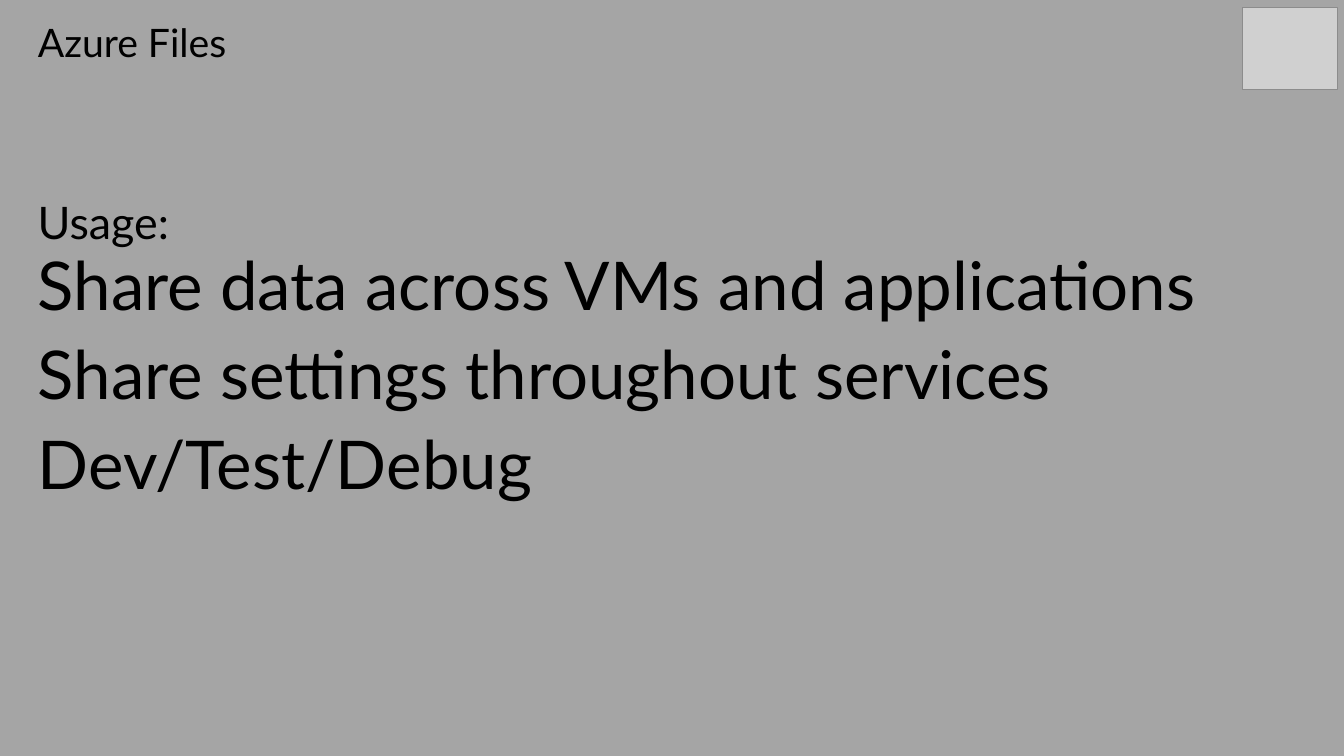
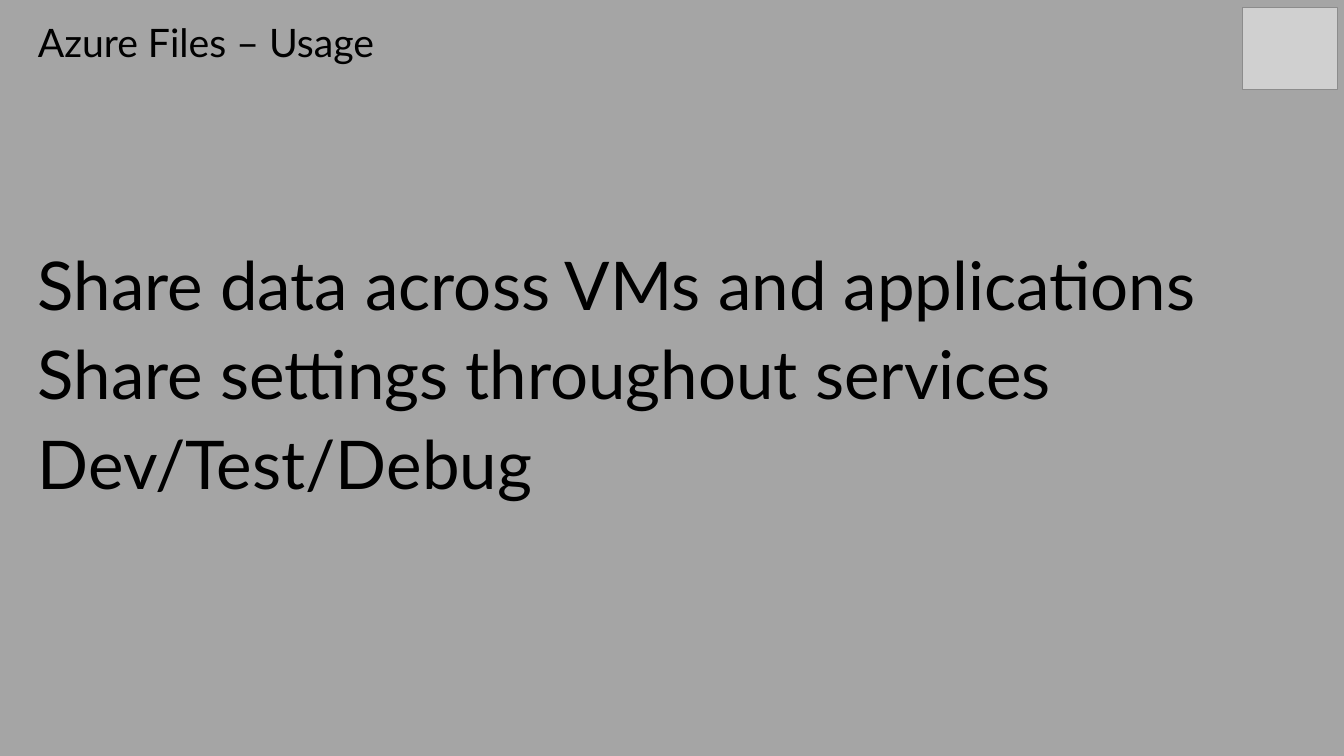
Before and after one commit to sack212/BasicAzureCamp, a slide deck: slide 42 of Data-Storage/Data-Storage.pptx (slide 41 before the commit). Drawn at 1344x756 pixels with LibreOffice and Linux fonts; fonts in the diff are those of the drawing; grey boxes stand for pictures. Boxes give left, top, right and bottom in pixels: in the first picture for what was removed or moved away, otherwise in the second. Text is boxed around its words. In the diff, an @@ line names an element or a change of style, - is before the commit and + after.

```diff
--- a/Data-Storage/Data-Storage.pptx
+++ b/Data-Storage/Data-Storage.pptx
@@ title at [38,28,374,64]: text changed @@
-Azure Files
+Azure Files – Usage
@@ text removed at [38,207,169,247] @@
-Usage:
```
Also in this commit, not shown: 18 other slides changed, 2 slides added, 2 slides removed.
